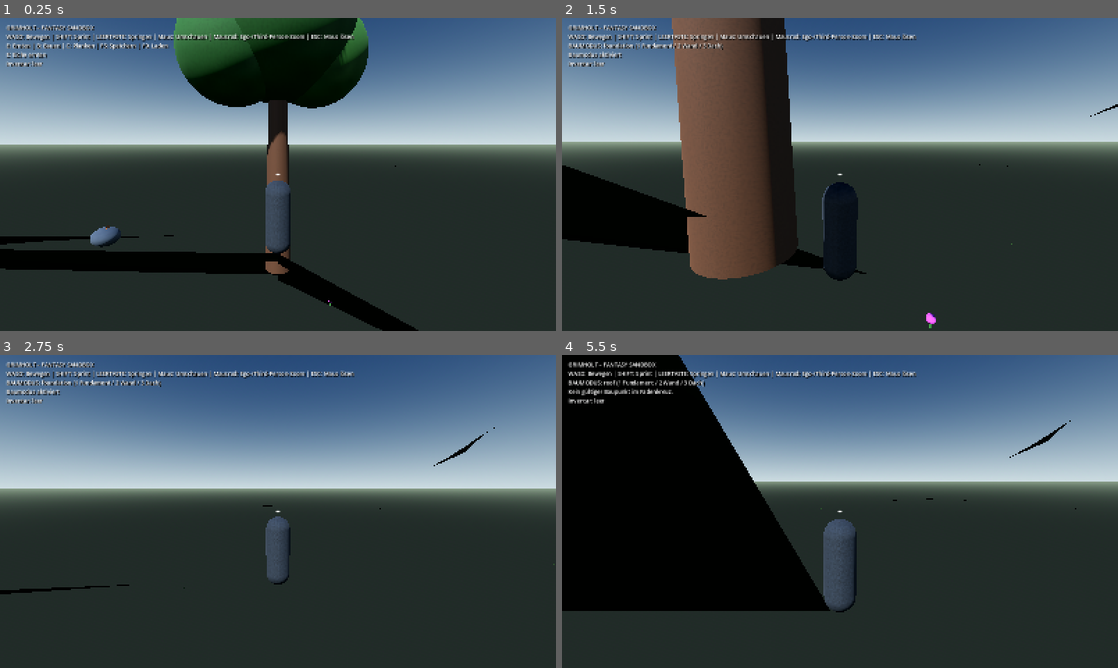
Above: before the commit, frames 1-4 (two rows, left to right).
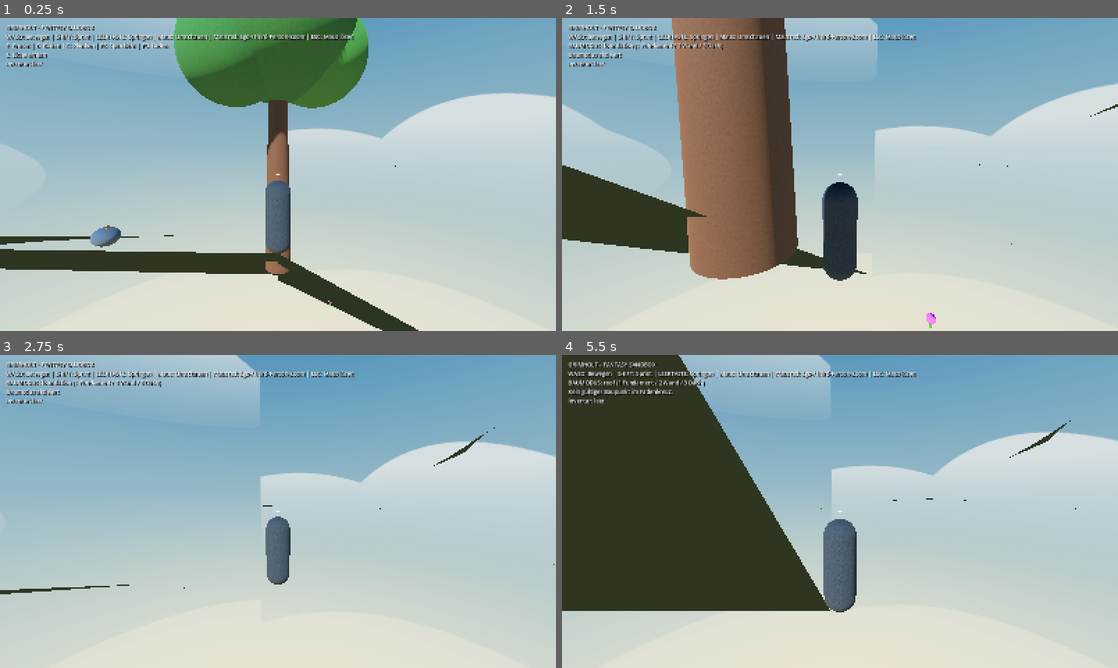
Above: after the commit, the same moments.

Repository: HazelTheSquirrel/Grimholt-Test
Game: Godot game, scene res://scenes/main.tscn
Same seed, same stepped clock (60 frames per second), same inputs: the game is played once before the commit and once after it.
Inputs (mouse positions are in pixels of both pictures, inside the frame that each line leads up to):
- Up to frame 1 (0.25 s): no input
- Up to frame 2 (1.5 s): tap Enter at 0.5 s; move the mouse to (867, 174) at 0.52 s; hold W (move_forward) from 0.53 s (still down); tap E at 0.6 s; click (867, 174) at 0.67 s; tap Space at 0.77 s; move the mouse to (812, 174) at 1.27 s; tap B at 1.35 s
- Up to frame 3 (2.75 s): keep holding W (move_forward); tap Space at 1.52 s; move the mouse to (289, 505) at 2.02 s; tap 1 at 2.1 s
- Up to frame 4 (5.5 s): keep holding W (move_forward); move the mouse to (834, 517) at 2.77 s; tap 2 at 2.85 s; click (834, 517) at 2.92 s; tap Space at 3.02, 3.77, 4.52 s; move the mouse to (878, 514) at 3.52 s; tap 3 at 3.6 s; move the mouse to (795, 508) at 4.27 s; tap C at 4.35 s; move the mouse to (845, 511) at 5.02 s; hold Shift from 5.03 s (still down); click (845, 511) at 5.17 s

The runs differ from the first frame. In frame 1, 91% of the frame differs, in the area x 0-100%, y 0-100%; in frame 2, 90%; in frame 3, 90%; in frame 4, 93%.

Commit message:
Use custom panoramic sky asset

Diff:
--- a/Grimholt/environment/world_environment.tres
+++ b/Grimholt/environment/world_environment.tres
@@ -1,15 +1,13 @@
-[gd_resource type="Environment" load_steps=3 format=3]
+[gd_resource type="Environment" load_steps=4 format=3]
 
-[sub_resource type="ProceduralSkyMaterial" id="SkyMaterial"]
-sky_top_color = Color(0.10, 0.20, 0.34, 1)
-sky_horizon_color = Color(0.67, 0.75, 0.78, 1)
-ground_bottom_color = Color(0.12, 0.15, 0.14, 1)
-ground_horizon_color = Color(0.43, 0.50, 0.43, 1)
-sun_angle_max = 18.0
-sun_curve = 0.15
+[ext_resource type="Texture2D" path="res://assets/textures/sky_dawn_panorama.svg" id="1_sky_panorama"]
+
+[sub_resource type="PanoramaSkyMaterial" id="SkyMaterial"]
+panorama = ExtResource("1_sky_panorama")
 
 [sub_resource type="Sky" id="Sky"]
 sky_material = SubResource("SkyMaterial")
+radiance_size = 4
 
 [resource]
 background_mode = 2
